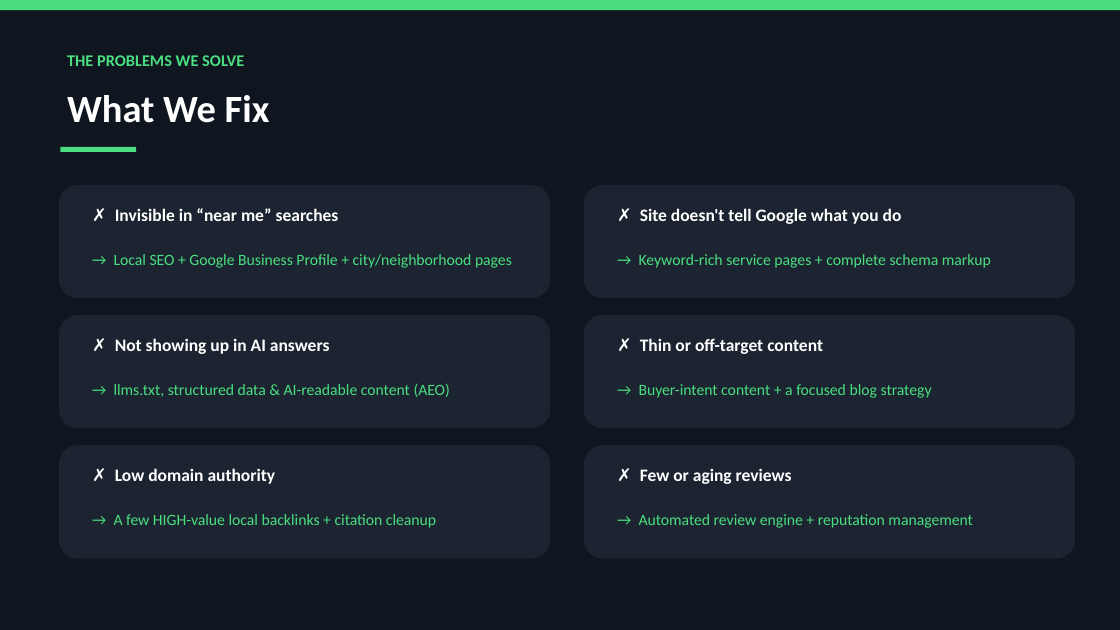
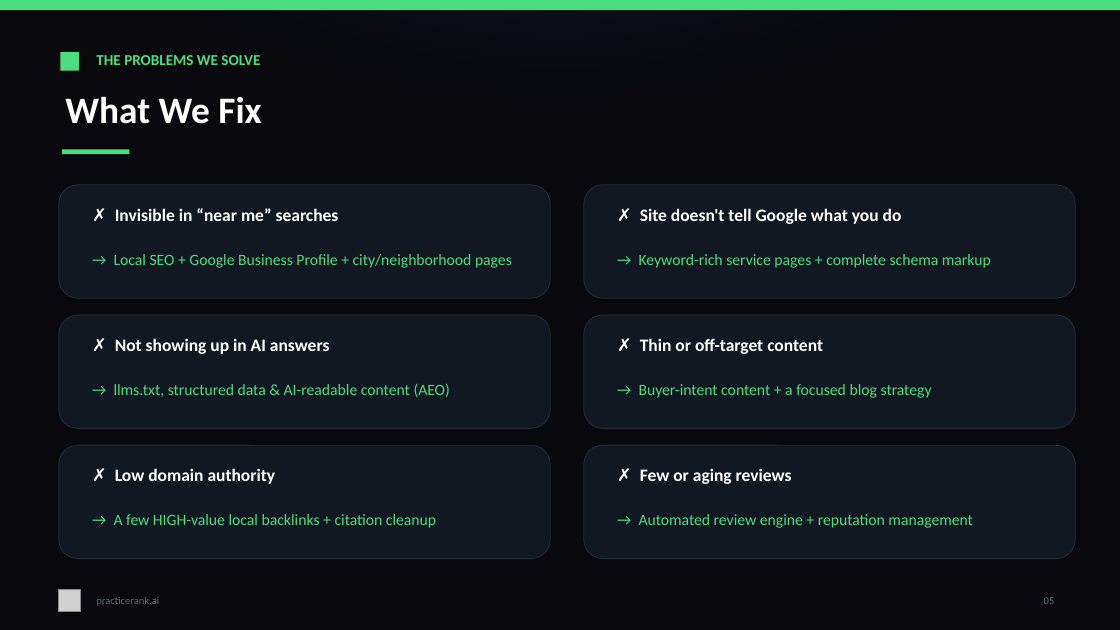
Before and after one commit to sathvik-vadlakunta/inCentivee, a slide deck: slide 5 of deliverables/PracticeRank-SEO-Strategy-Paradigm-Experts.pptx. Drawn at 1120x630 pixels with LibreOffice and Linux fonts; fonts in the diff are those of the drawing; grey boxes stand for pictures. Boxes give left, top, right and bottom in pixels: in the first picture for what was removed or moved away, otherwise in the second. Text is boxed around its words. In the diff, an @@ line names an element or a change of style, - is before the commit and + after.

Commit message:
deck: rebrand to practicerank.ai dark mode (near-black + radial glows + green)
Match the site's dark aesthetic and elevate: #08080d base, soft radial navy
glow (top) + faint green corner glow via soft-edge ellipses, subtle card
borders, green tick + accent rule on section headings, per-slide footer with
logo mark + page number. Refined palette (white 86%/muted/faint text).

```diff
--- a/deliverables/PracticeRank-SEO-Strategy-Paradigm-Experts.pptx
+++ b/deliverables/PracticeRank-SEO-Strategy-Paradigm-Experts.pptx
@@ rectangle at box(0, 0, 1120, 630): fill #0F1620 to #08080D @@
@@ ellipse added at box(0, 0, 1120, 155), fill #16213E at 46% opacity @@
@@ rectangle added at box(60, 52, 79, 71), fill #4ADE80 @@
@@ text "THE PROBLEMS WE SOLVE": place and size @@
-text "THE PROBLEMS WE SOLVE" at box(67, 55, 244, 66)
+text "THE PROBLEMS WE SOLVE" at box(96, 55, 260, 65)
@@ text "THE PROBLEMS WE SOLVE" at box(96, 55, 260, 65): size 14 to 13 pt @@
@@ text "What We Fix" at box(65, 96, 261, 124): size 33 to 32 pt @@
@@ rectangle: place and size @@
-rectangle at box(60, 147, 136, 152)
+rectangle at box(62, 150, 129, 155)
@@ fill #1B2430 to #121822; outline none to #232C39 0.75 pt in 6 elements at box(59, 185, 550, 298), box(584, 185, 1075, 298), box(59, 315, 550, 429), box(584, 315, 1075, 429), box(59, 445, 550, 559), box(584, 445, 1075, 559) @@
@@ picture added at box(59, 590, 81, 612) @@
@@ text added at box(96, 597, 159, 606), 9 pt, text #5E6A79 @@
+practicerank.ai
@@ text added at box(1044, 597, 1055, 604), 9 pt, text #5E6A79 @@
+05
```
Also in this commit, not shown: 12 other slides changed, 1 other file.
